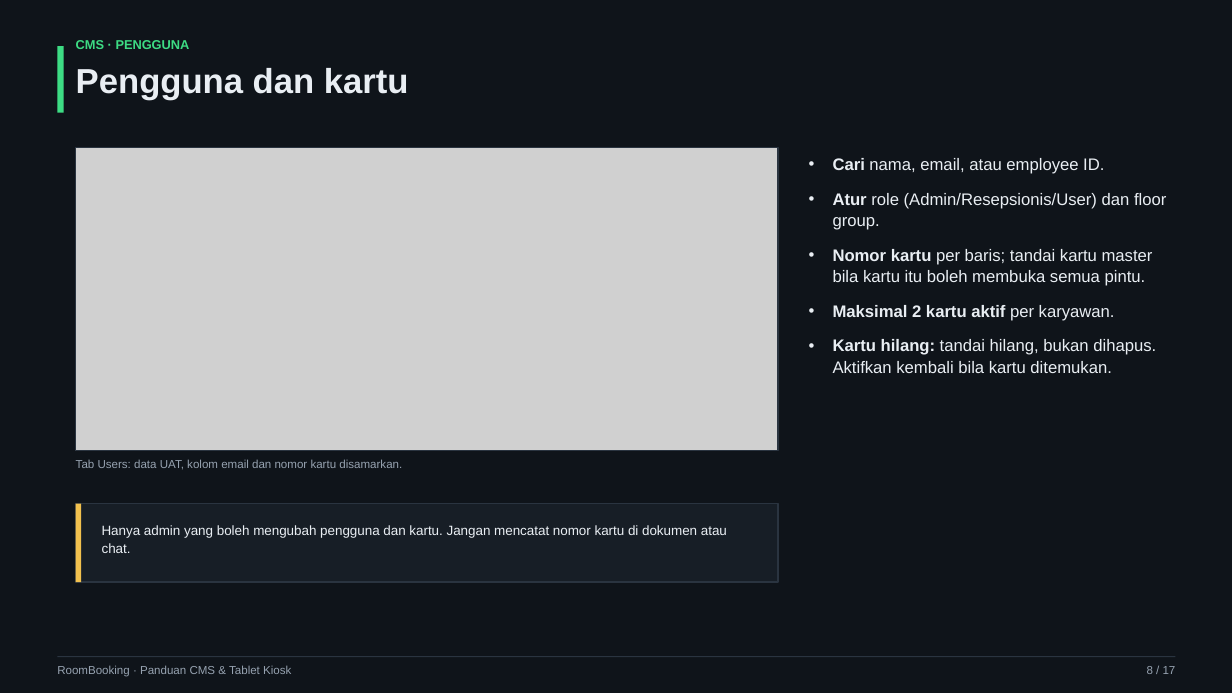
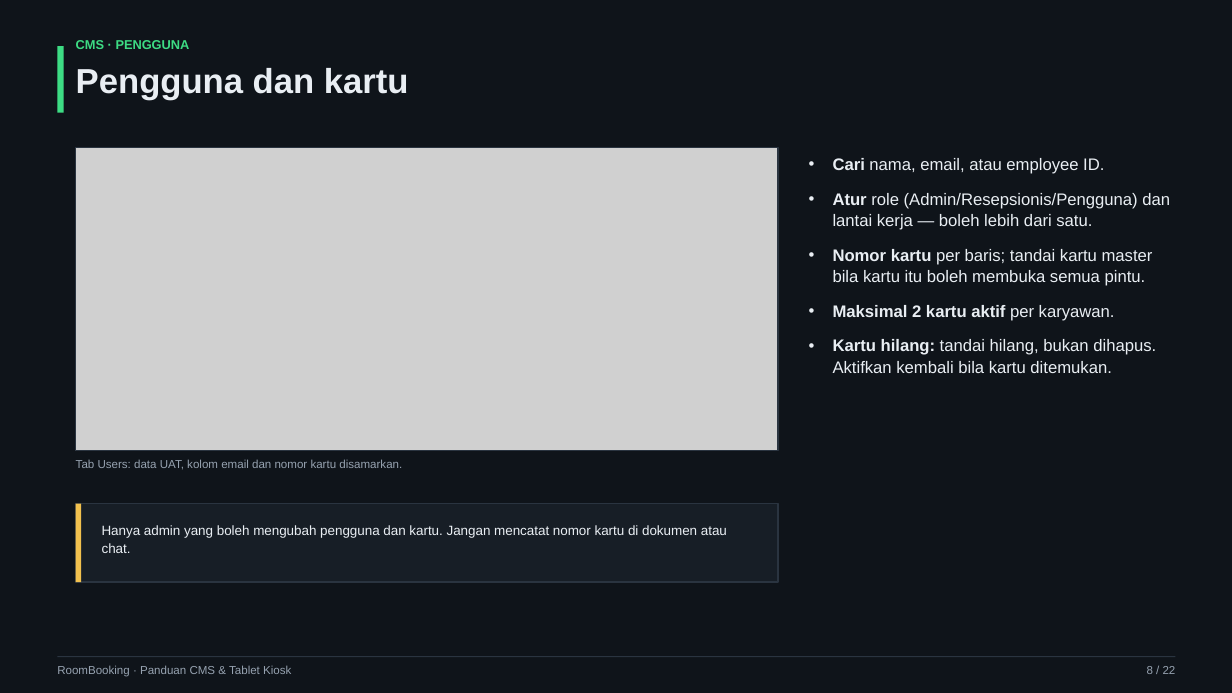
Before and after one commit to goodmeow/app_booking, a slide deck: slide 8 of docs/training/RoomBooking-Panduan-CMS-Tablet.pptx. Drawn at 1232x693 pixels with LibreOffice and Linux fonts; fonts in the diff are those of the drawing; grey boxes stand for pictures. Boxes give left, top, right and bottom in pixels: in the first picture for what was removed or moved away, otherwise in the second. Text is boxed around its words. In the diff, an @@ line names an element or a change of style, - is before the commit and + after.

Commit message:
docs: perbarui akses, multi-lantai, audit, dan training

```diff
--- a/docs/training/RoomBooking-Panduan-CMS-Tablet.pptx
+++ b/docs/training/RoomBooking-Panduan-CMS-Tablet.pptx
@@ text at [833, 193, 1170, 230]: text changed @@
-• Atur role (Admin/Resepsionis/User) dan floor group.
+• Atur role (Admin/Resepsionis/Pengguna) dan lantai kerja — boleh lebih dari satu.
@@ text at [1147, 666, 1176, 674]: text changed @@
-8 / 17
+8 / 22
```
Also in this commit, not shown: 15 other slides changed, 5 slides added, 14 other files.
